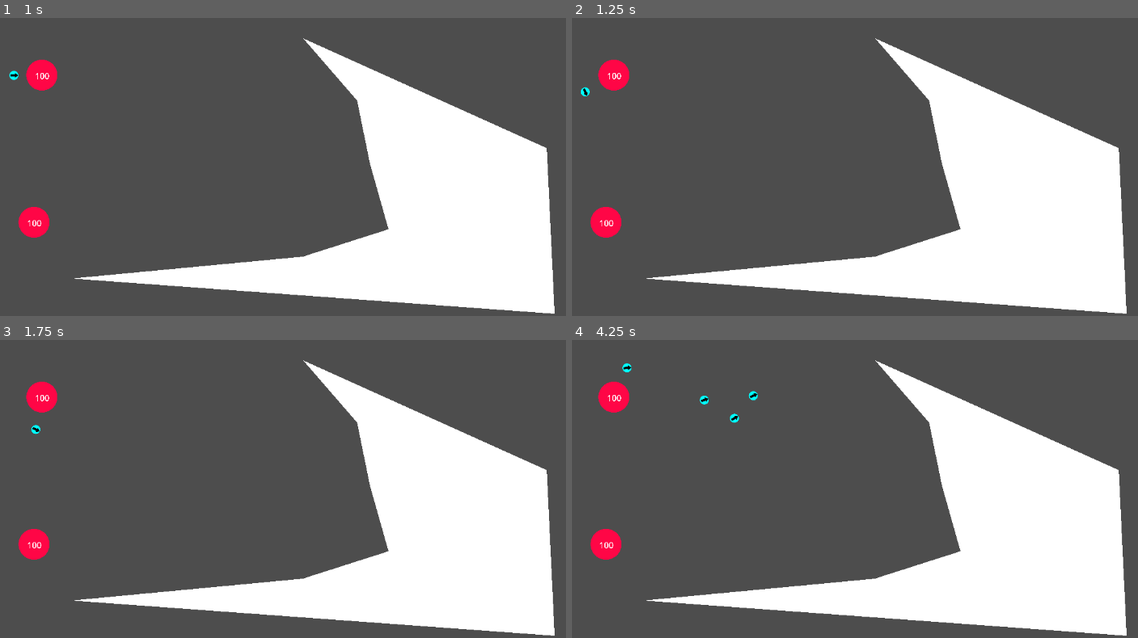
Above: before the commit, frames 1-4 (two rows, left to right).
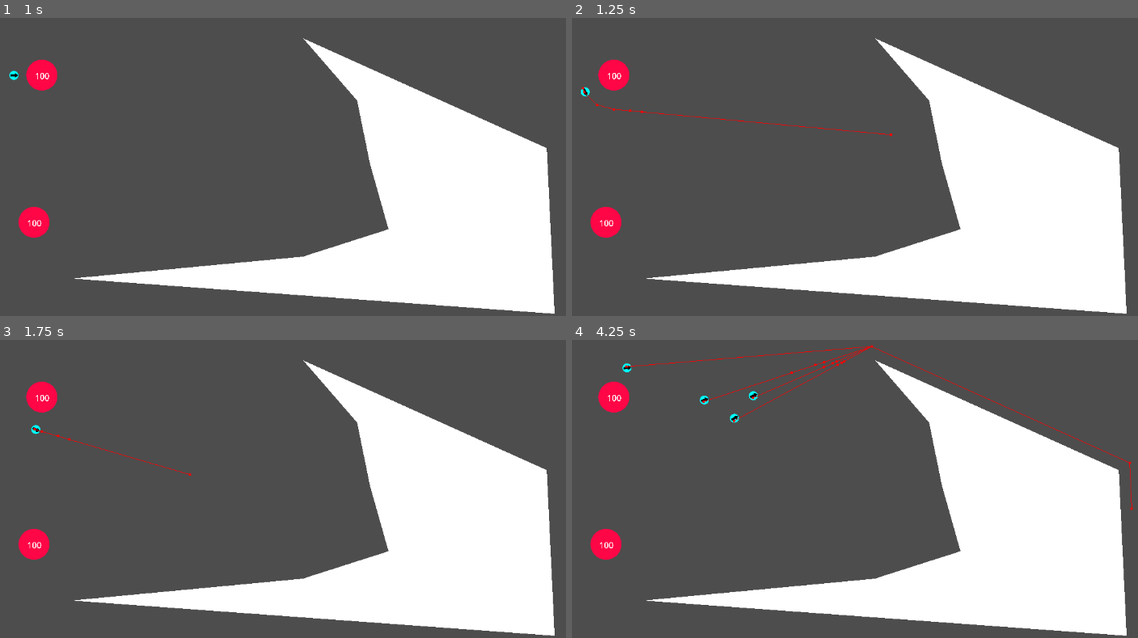
Above: after the commit, the same moments.

Repository: immortalbean/cluster
Game: Godot game, scene res://Scenes/game.tscn
Two runs of this game, one before a commit and one after it. Both use one fixed random seed, a clock stepped at 60 frames per second and the inputs below.
Inputs (mouse positions are in pixels of both pictures, inside the frame that each line leads up to):
- Up to frame 1 (1 s): tap Enter at 0.5 s; move the mouse to (458, 116) at 0.52 s; press the mouse at (458, 116) at 0.53 s
- Up to frame 2 (1.25 s): no input
- Up to frame 3 (1.75 s): move the mouse to (192, 474) at 1.27 s; release the mouse at (192, 474) at 1.28 s; click (192, 474) at 1.35 s
- Up to frame 4 (4.25 s): tap Space at 2 s; move the mouse to (956, 375) at 2.02 s; press the mouse at (956, 375) at 2.03 s; move the mouse to (860, 527) at 2.77 s; release the mouse at (860, 527) at 2.78 s; click (860, 527) at 2.85 s; move the mouse to (1087, 509) at 3.52 s; press the mouse at (1087, 509) at 3.53 s

Frame 1 is identical in both runs. In frame 2, 0.2% of the frame differs, in the area x 1-57%, y 23-40%; in frame 3, 0.1%; in frame 4, 0.6%, in the area x 9-100%, y 1-58%.

Commit message:
made the individual its own collision layer

Diff:
--- a/Scenes/prefabs/individual.tscn
+++ b/Scenes/prefabs/individual.tscn
@@ -8,6 +8,7 @@
 radius = 5.0
 
 [node name="Individual" type="CharacterBody2D"]
+collision_layer = 2
 script = ExtResource("1_uk0g1")
 
 [node name="visual" type="Node2D" parent="."]
@@ -25,5 +26,6 @@
 [node name="navigation" type="NavigationAgent2D" parent="."]
 avoidance_enabled = true
 radius = 5.0
+debug_enabled = true
 
 [connection signal="velocity_computed" from="navigation" to="." method="_on_navigation_agent_2d_velocity_computed"]
--- a/project.godot
+++ b/project.godot
@@ -22,3 +22,7 @@
 "events": [Object(InputEventMouseButton,"resource_local_to_scene":false,"resource_name":"","device":-1,"window_id":0,"a …(253 unchanged characters)…
 ]
 }
+
+[layer_names]
+
+2d_physics/layer_2="individuals"
